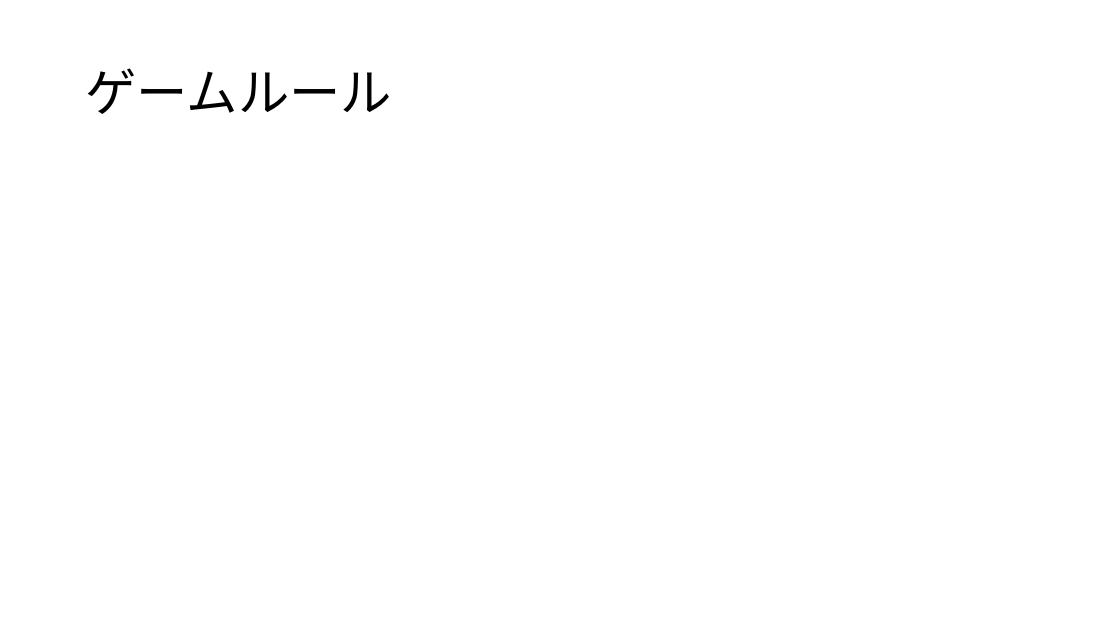
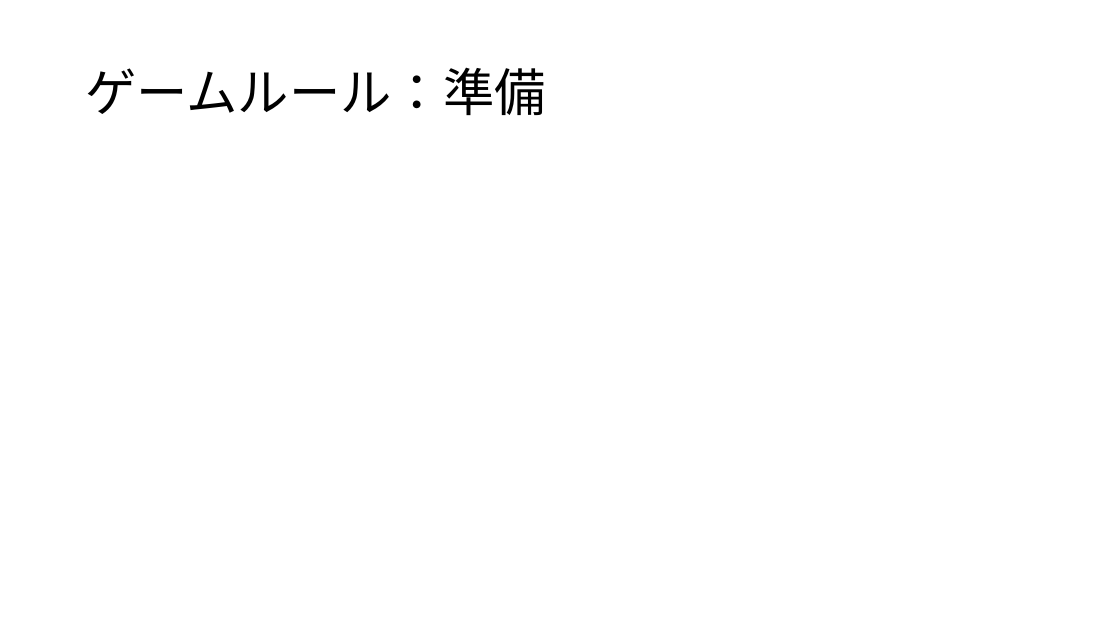
Before and after one commit to HikigayaHomaru/MyPortfolio, a slide deck: slide 3 of ヘクサチェス.pptx (slide 4 before the commit). Drawn at 1120x630 pixels with LibreOffice and Linux fonts; fonts in the diff are those of the drawing. Boxes give left, top, right and bottom in pixels: in the first picture for what was removed or moved away, otherwise in the second. Text is boxed around its words. In the diff, an @@ line names an element or a change of style, - is before the commit and + after.

```diff
--- a/ヘクサチェス.pptx
+++ b/ヘクサチェス.pptx
@@ title at <box>85,67,545,115</box>: text changed @@
-ゲームルール
+ゲームルール：準備
```
Also in this commit, not shown: 2 other slides changed, 1 slide added, 1 slide removed, 4 other files.
